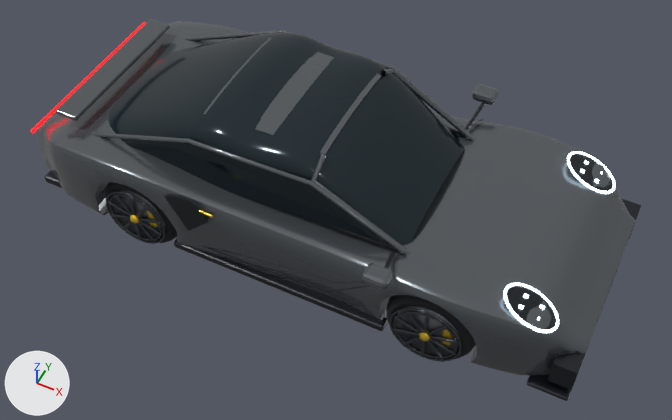
One commit to the Blender file Horizon-REA-2026/tools/blender/selected-sources/porsche-911.blend: the scene before it, then after it.
Before and after are seen from a 50 mm lens placed at (2.33, -4.55, 5.82), pointed at (0.17, -0.23, 0.42). Every picture has the same lights, and +X, +Y and +Z are marked at lower left. The picture after the commit comes second.

In view in the first picture: 'body_carbon_trim', 'body_glass', 'body_headlight', 'body_paint', 'wheel_fl_disc', 'wheel_fl_rim', 'wheel_fl_rubber', 'wheel_rl_disc', 'wheel_rl_rim', 'wheel_rl_rubber' and 4 more.
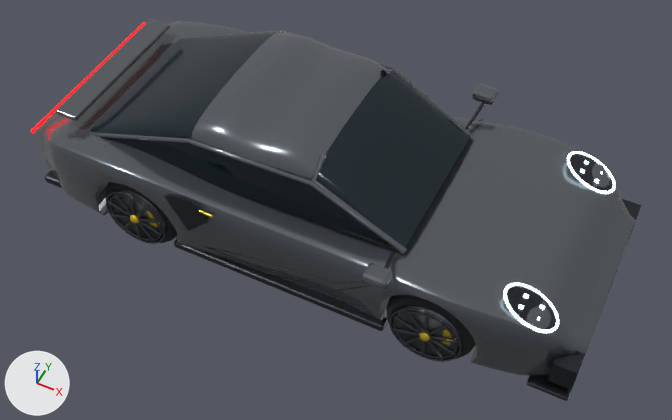
The edits, one by one:
me_coachwork is used by ob_body_paint; location (0.0, 0.0, 0.0).
me_coachwork had 3013 vertices, 5904 faces and spanned x -2.28..2.28, y -1.1..1.1, z 0.13..1.31.
me_coachwork now has 3117 vertices, 6096 faces and spans x -2.28..2.28, y -1.1..1.1, z 0.13..1.33.
me_coachwork part 1: 52 vertices moved from x -0.69..0.2, y -0.39..0.39, z 1.28..1.31 to x -0.66..0.2, y -0.48..0.48, z 1.28..1.33; 39 vertices removed from x -0.69..0.2, y -0.49..0.49, z 1.26..1.31; 143 vertices added at x -0.77..0.2, y -0.69..0.69, z 1.15..1.33.
me_glazing is used by ob_body_glass; location (0.0, 0.0, 0.0).
me_glazing had 625 vertices, 1152 faces and spanned x -1.77..0.91, y -0.71..0.71, z 0.67..1.33.
me_glazing now has 625 vertices, 768 faces and spans x -1.77..0.91, y -0.71..0.71, z 0.77..1.33.
me_glazing part 2: 121 vertices moved from x -1.77..0.91, y -0.71..-0.24, z 0.67..1.23 to x -1.77..0.91, y -0.71..-0.24, z 0.78..1.23; 22 vertices removed from x -1.66..0.83, y -0.69..-0.37, z 0.72..1.3; 22 vertices added at x -1.66..0.83, y -0.69..-0.37, z 0.8..1.31.
me_glazing part 3: 121 vertices moved from x -1.77..0.91, y 0.24..0.71, z 0.67..1.23 to x -1.77..0.91, y 0.24..0.71, z 0.78..1.23; 22 vertices removed from x -1.66..0.83, y 0.37..0.69, z 0.72..1.3; 22 vertices added at x -1.66..0.83, y 0.37..0.69, z 0.8..1.31.

Pixel boxes [x1, y1, x2, y2] of what changed, in the pictures (672 x 420 px; the box of a moved part takes in the faces that stretch with it):
'body_glass', reshaped
    before: [108, 33, 471, 252]
    after: [90, 32, 471, 248]
part 1 of me_coachwork, built on
    before: [203, 38, 382, 154]
    after: [191, 32, 388, 180]
part 2 of me_glazing, moved or reshaped
    before: [108, 87, 434, 252]
    after: [90, 85, 434, 248]
part 3 of me_glazing, moved or reshaped
    before: [146, 33, 471, 177]
    after: [146, 32, 471, 177]
